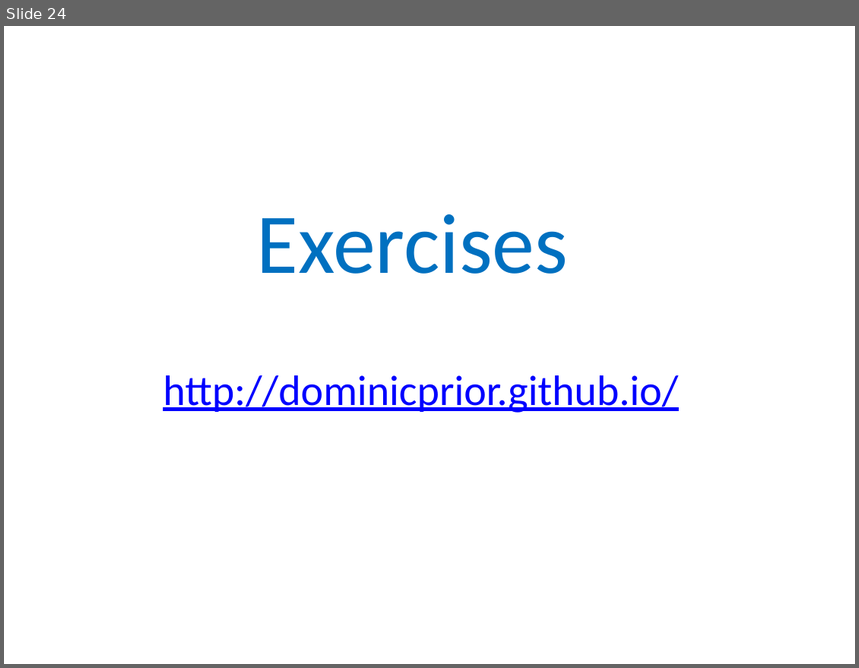
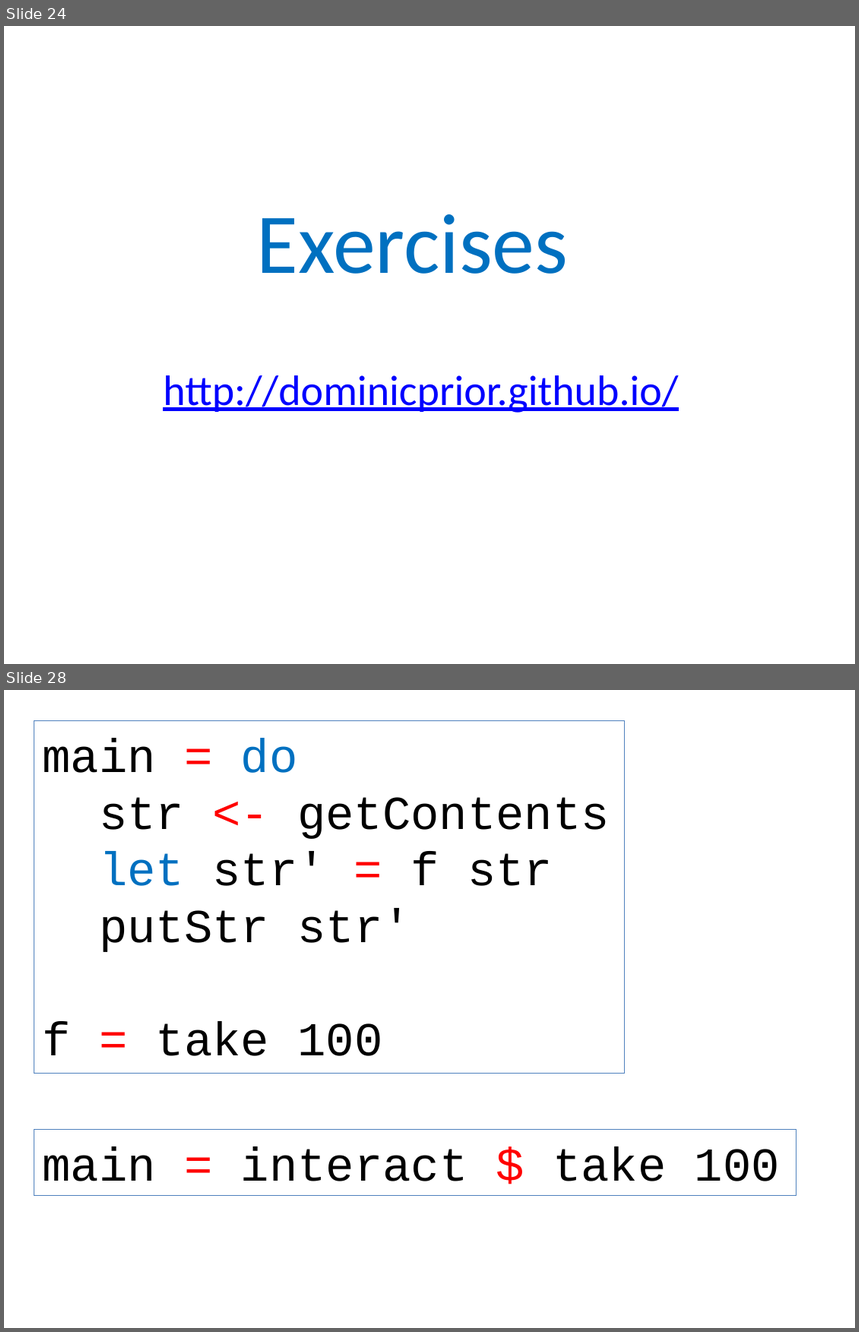
Before and after one commit to dominicprior/beginning-haskell-course, a slide deck: beginning-haskell.pptx. Shown one above the other, each under a label of ours: slide 24 before the commit, slides 24 and 28 after it; the slides between them are not shown. The pictures are 859x668 and 859x1332 pixels, drawn with LibreOffice and Linux fonts; fonts in the diff are those of the drawing. Boxes give left, top, right and bottom in pixels: in the first picture for what was removed or moved away, otherwise in the second. Text is boxed around its words. In the diff, an @@ line names an element or a change of style, - is before the commit and + after.

```diff
--- a/beginning-haskell.pptx
+++ b/beginning-haskell.pptx
@@ slide 28 added at (4, 690, 855, 1328), background #FFFFFF @@
@@ rectangle added at (34, 720, 623, 1073), outline #4F81BD 0.75 pt, 40 pt, text #000000 @@
+main = do
+str <- getContents
+let str' = f str
+putStr str'
+f = take 100
@@ rectangle added at (34, 1130, 796, 1195), outline #4F81BD 0.75 pt, 40 pt, text #000000 @@
+main = interact $ take 100
```
Also in this commit, not shown: 3 other slides added.
